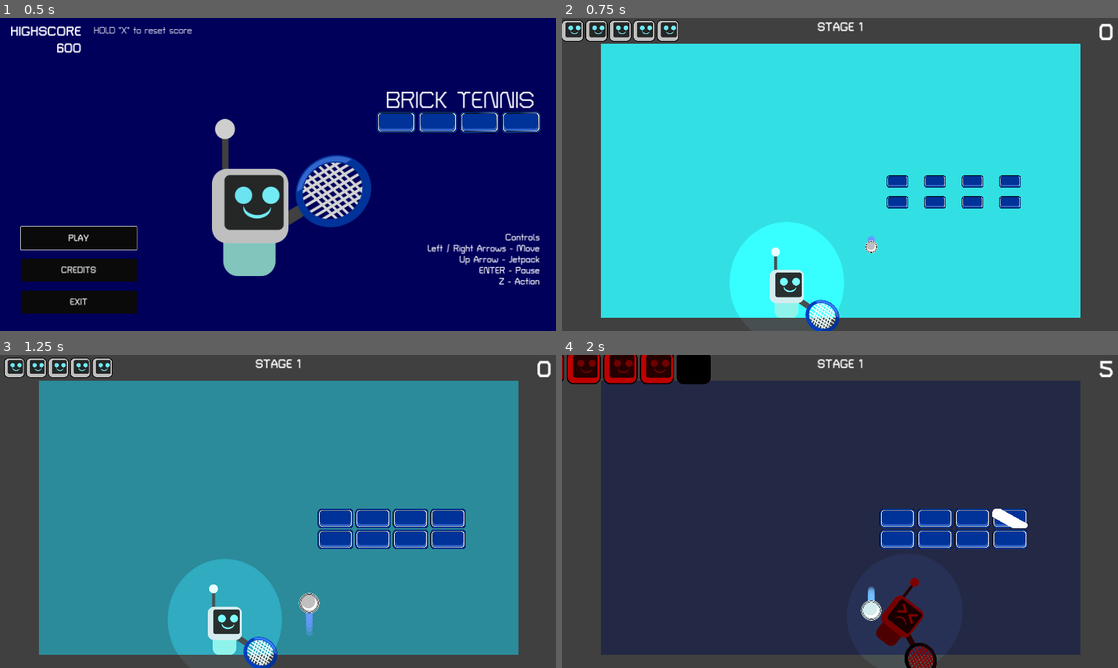
Above: before the commit, frames 1-4 (two rows, left to right).
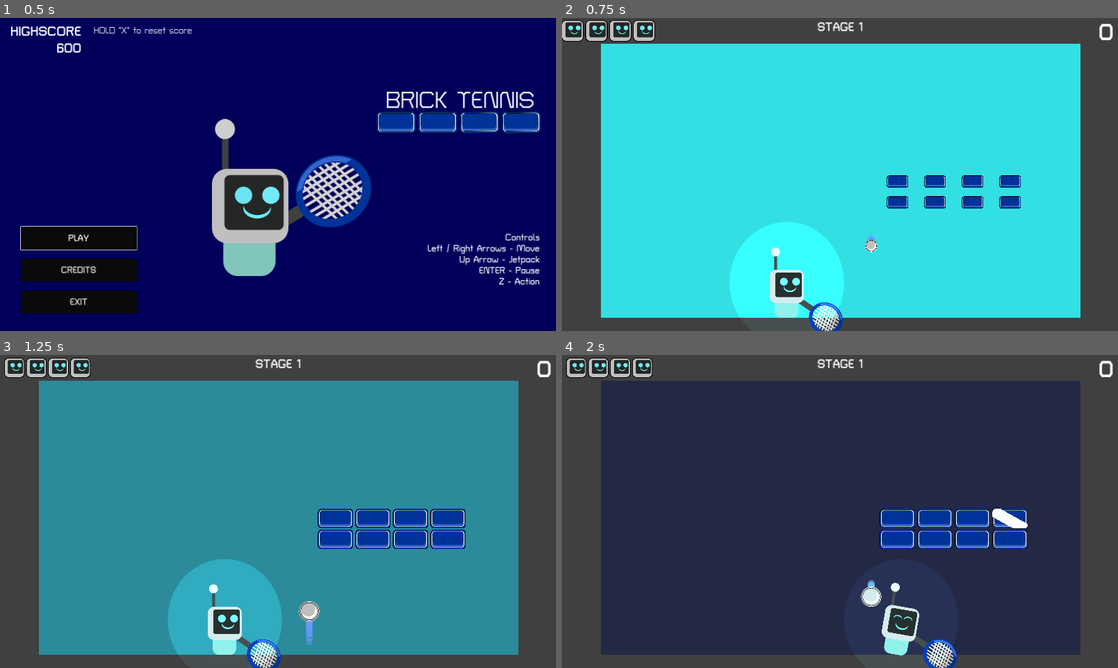
Above: after the commit, the same moments.

Repository: mathew-tran/bricktennis
Game: Godot game, scene res://Scenes/Title.tscn
The game is run twice, just before and just after one commit, with the same random seed, the same clock (stepped at 60 frames per second) and the same inputs.
Inputs:
- Up to frame 1 (0.5 s): no input
- Up to frame 2 (0.75 s): click "PLAY" at 0.5 s
- Up to frame 3 (1.25 s): no input
- Up to frame 4 (2 s): tap Enter (pause) at 1.25 s; hold Right (move_right) from 1.28 s (still down); tap Z (shoot) at 1.35 s

Frame 1 is identical in both runs. In frame 2, 0.7% of the frame differs, in the area x 17-57%, y 0-100%; in frame 3, 0.9%; in frame 4, 4.5%, in the area x 0-100%, y 0-100%.

Commit message:
made game a bit easier and update controls a bit

Diff:
--- a/Prefab/Ball.tscn
+++ b/Prefab/Ball.tscn
@@ -6,7 +6,7 @@
 [ext_resource type="AudioStream" uid="uid://2iykb8q02qj3" path="res://Audio/SFX/zap1.mp3" id="4_4k3hh"]
 
 [sub_resource type="PhysicsMaterial" id="PhysicsMaterial_obai6"]
-friction = 0.5
+friction = 0.2
 bounce = 0.9
 
 [sub_resource type="CircleShape2D" id="CircleShape2D_isuox"]
@@ -20,13 +20,12 @@
 collision_layer = 9
 collision_mask = 3
 physics_material_override = SubResource("PhysicsMaterial_obai6")
-gravity_scale = 2.5
+gravity_scale = 2.2
 sleeping = true
 continuous_cd = 2
-max_contacts_reported = 1
+max_contacts_reported = 3
 contact_monitor = true
-linear_damp_mode = 1
-linear_damp = 0.1
+constant_torque = 2.0
 script = ExtResource("1_dug80")
 metadata/_edit_group_ = true
 
--- a/Prefab/GameManager.tscn
+++ b/Prefab/GameManager.tscn
@@ -6,7 +6,7 @@
 script = ExtResource("1_af3v3")
 
 [node name="MultiplierTimer" type="Timer" parent="."]
-wait_time = 3.2
+wait_time = 5.0
 one_shot = true
 
 [connection signal="timeout" from="MultiplierTimer" to="." method="_on_multiplier_timer_timeout"]
--- a/Prefab/HealthContainer.tscn
+++ b/Prefab/HealthContainer.tscn
@@ -23,6 +23,10 @@
 layout_mode = 2
 texture = ExtResource("2_iuq04")
 
+[node name="TextureRect6" type="TextureRect" parent="HealthContainer"]
+layout_mode = 2
+texture = ExtResource("2_iuq04")
+
 [node name="TextureRect2" type="TextureRect" parent="HealthContainer"]
 layout_mode = 2
 texture = ExtResource("2_iuq04")
@@ -30,11 +34,3 @@
 [node name="TextureRect3" type="TextureRect" parent="HealthContainer"]
 layout_mode = 2
 texture = ExtResource("2_iuq04")
-
-[node name="TextureRect4" type="TextureRect" parent="HealthContainer"]
-layout_mode = 2
-texture = ExtResource("2_iuq04")
-
-[node name="TextureRect5" type="TextureRect" parent="HealthContainer"]
-layout_mode = 2
-texture = ExtResource("2_iuq04")
--- a/Prefab/Player.tscn
+++ b/Prefab/Player.tscn
@@ -35,9 +35,9 @@
 position = Vector2(410, 319)
 mass = 20.0
 physics_material_override = SubResource("PhysicsMaterial_cnx5s")
-gravity_scale = 2.0
+gravity_scale = 3.0
 lock_rotation = true
-linear_damp = 2.5
+linear_damp = 2.0
 script = ExtResource("1_n0p7j")
 metadata/_edit_group_ = true
 
@@ -53,7 +53,7 @@
 freeze = true
 
 [node name="Racket" parent="Hand" instance=ExtResource("1_wx2k5")]
-position = Vector2(144, 27)
+position = Vector2(160, 27)
 mass = 10.0
 physics_material_override = SubResource("PhysicsMaterial_vyegu")
 
--- a/Prefab/Racket.tscn
+++ b/Prefab/Racket.tscn
@@ -3,8 +3,8 @@
 [ext_resource type="Script" path="res://Scripts/Racket.gd" id="1_c6dyd"]
 [ext_resource type="Texture2D" uid="uid://cs6s62thpf5jb" path="res://Art/Racket.svg" id="1_us0ev"]
 
-[sub_resource type="CircleShape2D" id="CircleShape2D_3gat1"]
-radius = 62.0
+[sub_resource type="CircleShape2D" id="CircleShape2D_7v2br"]
+radius = 62.63
 
 [node name="Racket" type="RigidBody2D"]
 collision_layer = 2
@@ -20,6 +20,6 @@
 
 [node name="CollisionShape2D" type="CollisionShape2D" parent="."]
 position = Vector2(43, -1)
-shape = SubResource("CircleShape2D_3gat1")
+shape = SubResource("CircleShape2D_7v2br")
 one_way_collision = true
 one_way_collision_margin = 90.7
--- a/Scripts/Brick.gd
+++ b/Scripts/Brick.gd
@@ -42,7 +42,7 @@
 		$CPUParticles2D.emitting = true
 		EventManager.RewardPoints.emit(PointsGained, global_position)
 		var tween = get_tree().create_tween()
-		tween.tween_property(self, "modulate", Color(500,500,500,1), .4)
+		tween.tween_property(self, "modulate", Color(500,500,500,1), .25)
 		await tween.finished
 		Killed.emit()
 
--- a/Scripts/GameManager.gd
+++ b/Scripts/GameManager.gd
@@ -49,13 +49,13 @@
 
 	CurrentPointsToLife -= amount
 	if CurrentPointsToLife <= 0:
-		PointsToNextLife += 1000
+		PointsToNextLife += 250
 		CurrentPointsToLife = PointsToNextLife
 		EventManager.AddPlayerHealth.emit()
 
 func GivePoints(amount, pointPosition):
 	var newAmount = round(amount * Multiplier)
-	Multiplier += .2
+	Multiplier += .4
 	Combo += 1
 	AddPointsToTotal(newAmount)
 	var instance = PointTextClass.instantiate()
--- a/Scripts/Player.gd
+++ b/Scripts/Player.gd
@@ -156,11 +156,11 @@
 	$SwingSound.pitch_scale = randf_range(1.0,1.2)
 	$SwingSound.play()
 	var tween = get_tree().create_tween()
-	tween.tween_property($Hand, "rotation_degrees", targetDegrees, .25)
+	tween.tween_property($Hand, "rotation_degrees", targetDegrees, .20)
 	tween.set_trans(Tween.TRANS_CUBIC)
 	await tween.finished
 	tween = get_tree().create_tween()
-	tween.tween_property($Hand, "rotation_degrees", originalDegrees, .15)
+	tween.tween_property($Hand, "rotation_degrees", originalDegrees, .1)
 	await tween.finished
 	bCanShoot = true
 
Not shown, added: Art/Game1.png.import
Not shown, added: Art/Game2.png.import
Not shown, added: Art/Title.png.import
